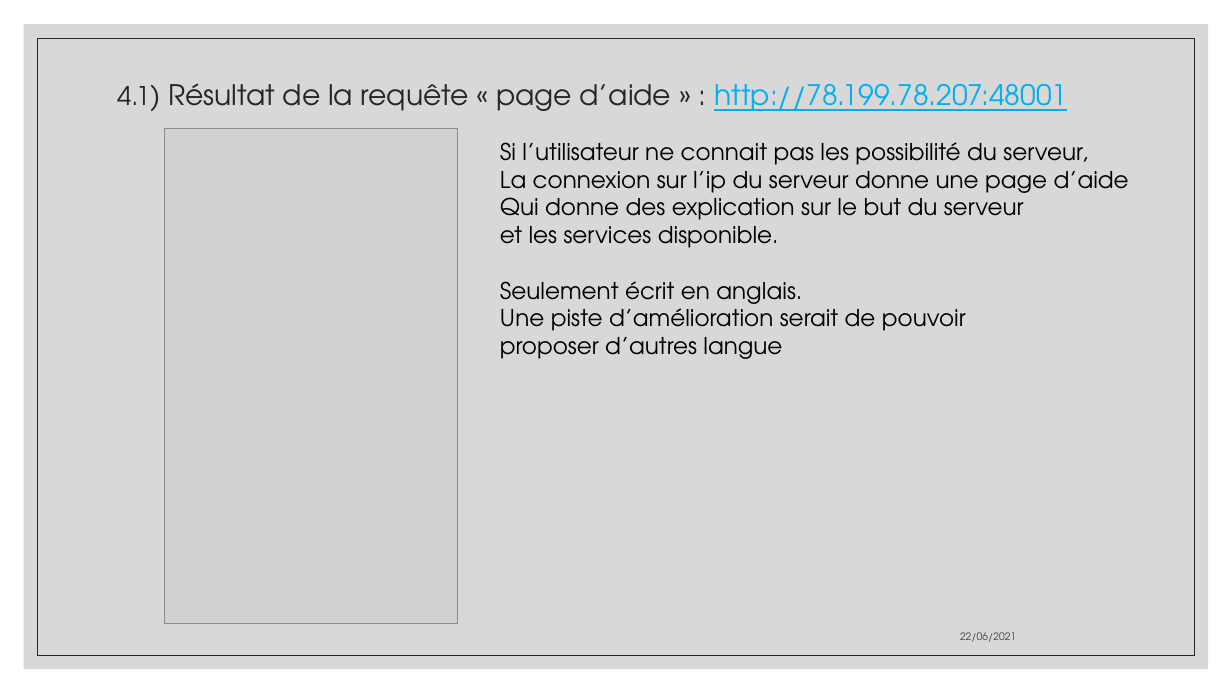
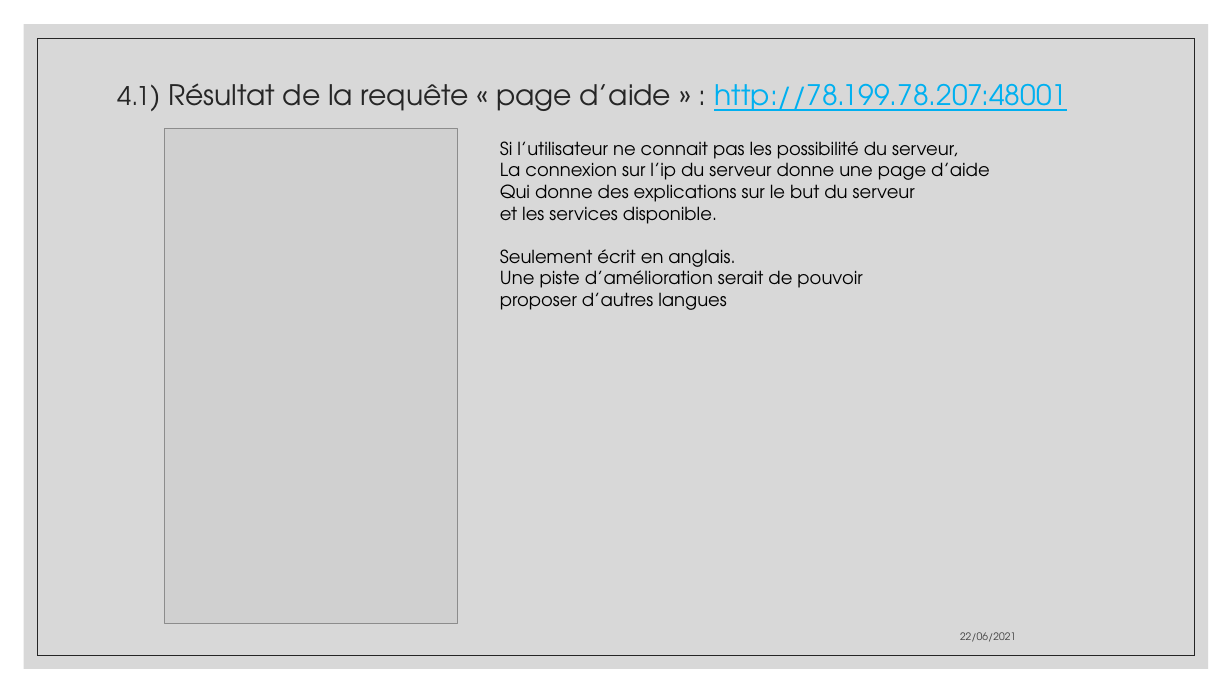
Before and after one commit to aiekick/ProjectStationMeteo, a slide deck: slide 36 of doc/StationMeteo_Soutenance_Stephane.pptx (slide 35 before the commit). Drawn at 1232x693 pixels with LibreOffice and Linux fonts; fonts in the diff are those of the drawing; grey boxes stand for pictures. Boxes give left, top, right and bottom in pixels: in the first picture for what was removed or moved away, otherwise in the second. Text is boxed around its words. In the diff, an @@ line names an element or a change of style, - is before the commit and + after.

```diff
--- a/doc/StationMeteo_Soutenance_Stephane.pptx
+++ b/doc/StationMeteo_Soutenance_Stephane.pptx
@@ text at (500,141,990,293): size 18 to 14 pt in "Si l’utilisateur ne connait pas les possibilité ...", "La connexion sur l’ip du serveur donne ...", "et les services disponible.", "Seulement écrit en anglais." and 1 more places @@
@@ text at (500,184,915,207): text changed; size 18 to 14 pt @@
-Qui donne des explication sur le but du serveur
+Qui donne des explications sur le but du serveur
@@ text at (500,292,727,310): text changed; size 18 to 14 pt @@
-proposer d’autres langue
+proposer d’autres langues
```
Also in this commit, not shown: 1 other slide changed, 1 slide added.
